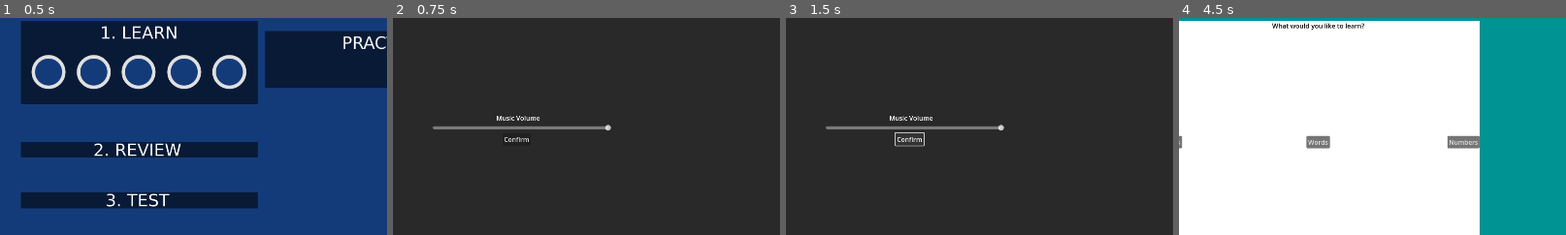
Above: before the commit, frames 1-4 (left to right).
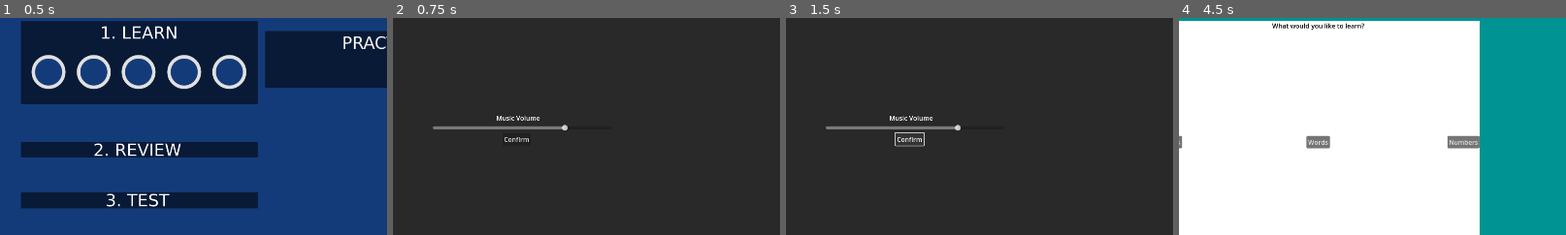
Above: after the commit, the same moments.

Repository: CaptnJayce/LearnArabic
Game: Godot game, scene res://UI/MainMenu.tscn
The game is run twice, just before and just after one commit, with the same random seed, the same clock (stepped at 60 frames per second) and the same inputs.
Inputs (mouse positions are % of the whole screen's width and height, from its top left):
- Up to frame 1 (0.5 s): no input
- Up to frame 2 (0.75 s): click "Settings" at 0.5 s
- Up to frame 3 (1.5 s): click "Confirm" at 1.25 s
- Up to frame 4 (4.5 s): click "Confirm" at 2 s; click "Confirm" at 2.75 s; click "Go Back" at 3.5 s; click (50, 28) at 4.25 s
The pictures show only the part of the screen within x 32-82%, y 18-68%; the shares and areas given below are measured in that part.

Frame 1 is identical in both runs. In frame 2, 0.2% of the frame differs, in the area x 43-57%, y 49-52%; in frame 3, 0.2%; in frame 4, nothing differs.

Commit message:
saveload framework

Diff:
--- /dev/null
+++ b/Globals/SaveLoad.gd
@@ -0,0 +1,18 @@
+extends Node
+
+# C:\Users\x\AppData\Roaming\ParryTheFloorSave
+var save_path = "user://LearnArabic.save"
+
+func _ready():
+	SaveLoad.load_game()
+
+func load_game():
+	if FileAccess.file_exists(save_path):
+		var file = FileAccess.open(save_path, FileAccess.READ)
+		Global.musicVal = file.get_var()
+	else:
+		Global.musicVal = -10
+
+func save_game():
+	var file = FileAccess.open(save_path, FileAccess.WRITE)
+	file.store_var(Global.musicVal)
--- a/Sounds/AudioManager.gd
+++ b/Sounds/AudioManager.gd
@@ -10,8 +10,9 @@
 	clickSound.play()
 
 func playMusic():
-	musicTest.play()
 	if Global.musicVal == null:
-		musicTest.volume_db = -20
+		musicTest.volume_db = -10
 	else:
 		musicTest.volume_db = Global.musicVal
+	print(Global.musicVal)
+	musicTest.play()
--- a/UI/Settings.gd
+++ b/UI/Settings.gd
@@ -8,7 +8,7 @@
 
 func _process(_delta) -> void:
 	Global.musicVal = h_slider.value
-	h_slider.value = Global.musicVal
 
 func _on_button_pressed() -> void:
 	AudioManager.playMusic()
+	SaveLoad.save_game()
--- a/project.godot
+++ b/project.godot
@@ -17,9 +17,10 @@
 
 [autoload]
 
+SaveLoad="*res://Globals/SaveLoad.gd"
+Global="*res://Globals/Global.gd"
 Signals="*res://Globals/Signals.gd"
 AudioManager="*res://Sounds/AudioManager.tscn"
-Global="*res://Globals/Global.gd"
 
 [display]
 
